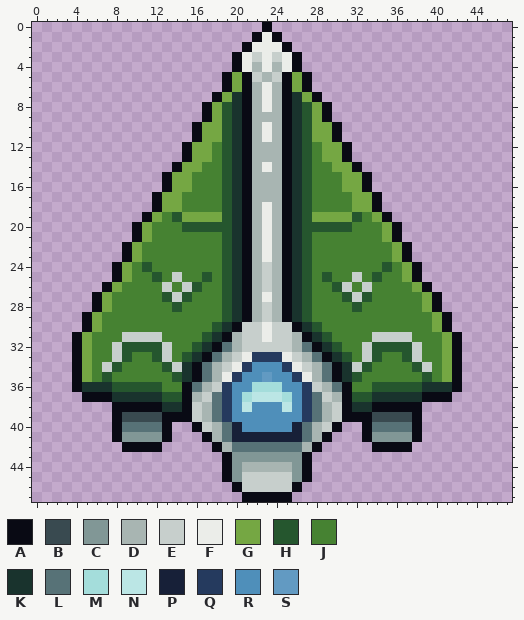
Pixel-art sprite, stored at res/img/space_invaders/ships/ship_2.png. The picture above was drawn from the file before the commit.
The file is 48x48 pixels.
Palette (. is transparent): A #090a14  B #394a50  C #819796  D #a8b5b2  E #c7cfcc  F #ebede9  G #75a743  H #25562e  J #468232  K #19332d  L #577277  M #a4dddb  N #bbe6e5  P #172038  Q #253a5e  R #4f8fba  S #629ac2
Pixels before, first column x 4:
 0 ...................A...................
 1 ..................AFA..................
 2 .................AFFFA.................
 3 ................AFEFEFA................
 4 ................AFDFDFA................
 5 ...............AGAEDEAGA...............
 6 ...............AGADFDAGA...............
 7 ..............AGKADFDAKGA..............
 8 .............AGHKADFDAKHGA.............
 9 .............AGHKADDDAKHGA.............
10 ............AGGHKADFDAKHGGA............
11 ............AGGHKADFDAKHGGA............
12 ...........AGGJHKADDDAKHJGGA...........
13 ...........AGGJHKADDDAKHJGGA...........
14 ..........AGGJJHKADFDAKHJJGGA..........
15 .........AGGJJJHKADDDAKHJJJGGA.........
16 .........AGGJJJHKADDDAKHJJJGGA.........
17 ........AGGJJJJHKADDDAKHJJJJGGA........
18 ........AGGJJJJHKADFDAKHJJJJGGA........
19 .......AGJHGGGGHKADFDAKHGGGGHJGA.......
20 ......AGJJJHHHHHKADFDAKHHHHHJJJGA......
21 ......AGJJJJJJJHKADFDAKHJJJJJJJGA......
22 .....AGJJJJJJJJHKADFDAKHJJJJJJJJGA.....
23 .....AGJJJJJJJJHKADFDAKHJJJJJJJJGA.....
24 ....AGJHJJJJJJJHKADEDAKHJJJJJJJHJGA....
25 ....AGJJHJEJJHJHKADEDAKHJHJJEJHJJGA....
26 ...AGJJJJEJEHJJHKADEDAKHJJHEJEJJJJGA...
27 ..AGJJJJJHEHJJJHKADFDAKHJJJHEHJJJJJGA..
28 ..AGJJJJJJHJJJJHKADEDAKHJJJJHJJJJJJGA..
29 .AGJJJJJJJJJJJJHKADEDAKHJJJJJJJJJJJJGA.
30 .AGJJJJJJJJJJJHKAEEFEEAKHJJJJJJJJJJJGA.
31 AGJJJEEEEJJJJHKADEEFEEDAKHJJJJEEEEJJJGA
32 AGJJEHHHHEJJHKALDEEEEEDLAKHJJEHHHHEJJGA
33 AGJJEHJJHEJHKALDEFQQQFEDLAKHJEHJJHEJJGA
34 AGJEHJJJJHEKALDEFQRRRQFEDLAKEHJJJJHEJGA
35 AGJHJJJJJJHKALDFQRRSRRQFDLAKHJJJJJJHJGA
36 AKKKHHHHHJJALDEQRRMMMRRQEDLAJJHHHHHKKKA
37 .AAAKKKKKHHADELQRMNNNMRQLEDAHHKKKKKAAA.
38 ....AAAAAKKAEDLQRNRRRNRQLDEAKKAAAAA....
39 ....ABBBBAAAEDLQRRRRRRRQLDEAAABBBBA....
40 ....ALLLLA..AEDLPRRRRRPLDEA..ALLLLA....
41 ....ACCCCA...ADLPPPPPPPLDA...ACCCCA....
42 .....AAAA.....ADLLLLLLLDA.....AAAA.....
43 ...............ACCCCCCCA...............
44 ...............ACDDDDDCA...............
45 ...............ACEEEEECA...............
46 ................AEEEEEA................
47 .................AAAAA.................
Once edited:
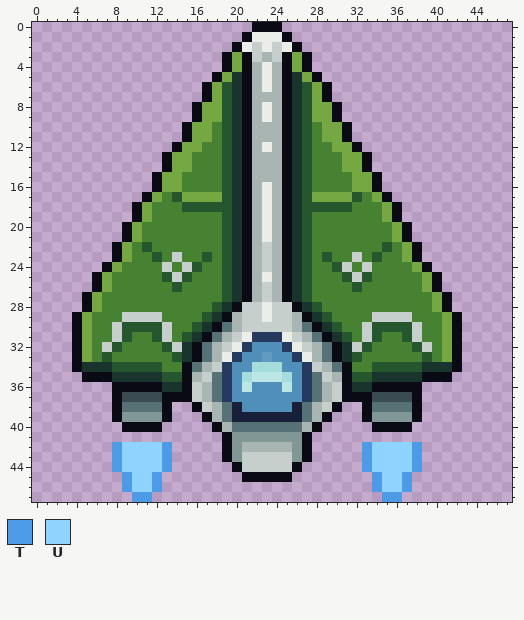
Colours new in this view: T #4d9be6  U #8fd3ff
From the commit log: Ships now have propulsors built in on all imgs
Diff:
Changed rows in their new state; - is an unchanged pixel.
first column x 4:
 0 ------------------A-A------------------
 1 -----------------AF-FA-----------------
 2 ----------------AFE-EFA----------------
 3 ---------------AGA-D-AGA---------------
 4 ---------------AGA---AGA---------------
 5 --------------AGK-DFD-KGA--------------
 6 -------------AGHK-----KHGA-------------
 7 -------------AGH---D---HGA-------------
 8 ------------AG-----------GA------------
 9 ------------AG-----F-----GA------------
10 -----------AG-J----D----J-GA-----------
11 -----------AG-J----D----J-GA-----------
12 ----------AG-J-----F-----J-GA----------
13 ---------AGGJJ-----------JJGGA---------
14 ---------AG-J------D------J-GA---------
15 --------AG-J---------------J-GA--------
16 --------AG-J-------F-------J-GA--------
17 -------AGJHGGGG----F----GGGGHJGA-------
18 ------AGJJJHHHH---------HHHHJJJGA------
19 ------AGJ-JJJJJ---------JJJJJ-JGA------
20 -----AGJ---JJJJ---------JJJJ---JGA-----
21 -----AGJ-----------------------JGA-----
22 ----AGJH-----------E-----------HJGA----
23 ----AGJ-H-E--H-----E-----H--E-H-JGA----
24 ---AGJ-J-E-EH-------------HE-E-J-JGA---
25 --AGJJ--JH-H-J-----F-----J-H-HJ--JJGA--
26 --AGJ----JHJJ-------------JJHJ----JGA--
27 -AGJ-----JJJ-------E-------JJJ-----JGA-
28 -AGJ------J---HKAEEFEEAKH---J------JGA-
29 AGJ--EEEE----HKADEEFEEDAKH----EEEE--JGA
30 AGJ-EHHHHE--HKALD--E--DLAKH--EHHHHE-JGA
31 ----EHJJHE-HKALDEFQQQFEDLAKH-EHJJHE----
32 ---EHJJJJHEKALDEFQRRRQFEDLAKEHJJJJHE---
33 ---HJJ--JJHKALDFQRRSRRQFDLAKHJJ--JJH---
34 -KKK-HHHHJJALDEQRRMMMRRQEDLAJJHHHH-KKK-
35 .AAAKKKKKH-ADELQRMNNNMRQLEDA-HKKKKKAAA.
36 ....AAAAAKK-E-L--NRRRN--L-E-KKAAAAA....
37 -...ABBBBAA-ED---RRRRR---DE-AABBBBA...-
38 -----LLLLA..AEDLPR---RPLDEA..ALLLL-----
39 -----CCCC-...ADLPPPPPPPLDA...-CCCC-----
40 ----.AAAA.--..ADLLLLLLLDA..--.AAAA.----
41 ----......---..ACCCCCCCA..---......----
42 ----TUUUUT----.ACDDDDDCA.----TUUUUT----
43 ----TUUUUT-------EEEEE-------TUUUUT----
44 ----TUUUUT-----.AEEEEEA.-----TUUUUT----
45 -----TUUT------..AAAAA..------TUUT-----
46 -----TUUT-------.......-------TUUT-----
47 ------TT---------.....---------TT------
